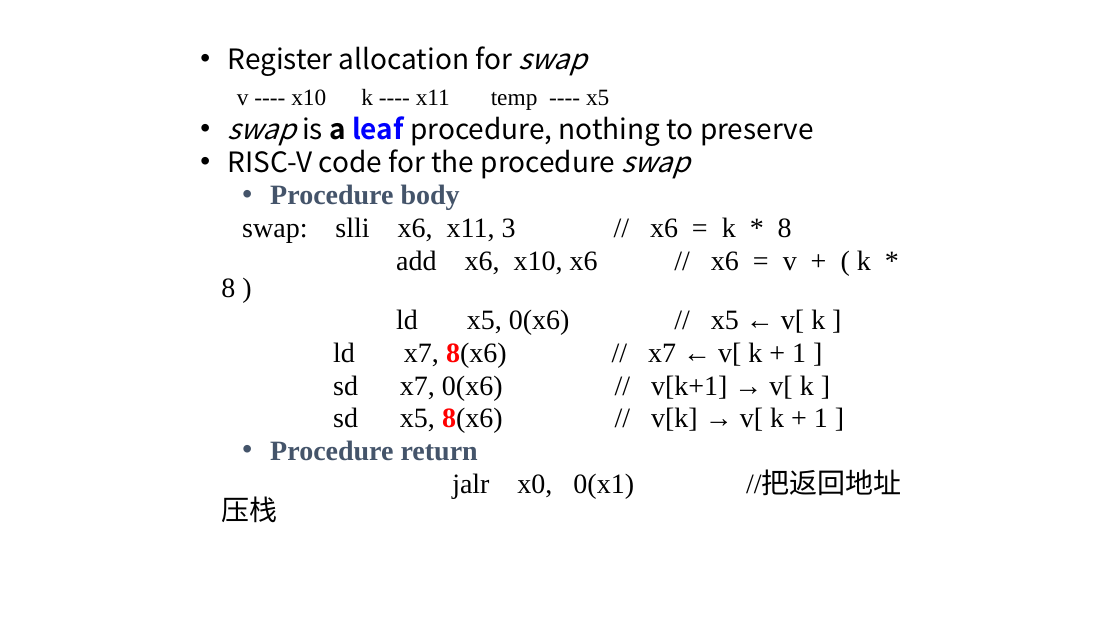
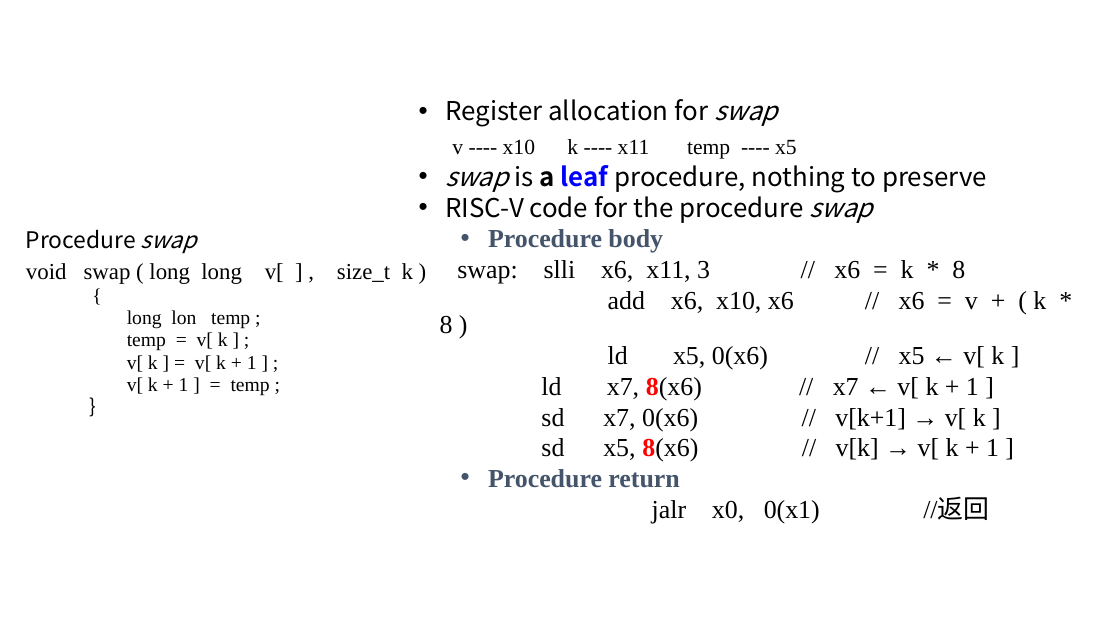
Before and after one commit to weichow23/zju_course, a slide deck: slide 32 of 计算机组成/复习ppt/[x] 2 指令.pptx (slide 36 before the commit). Drawn at 1120x630 pixels with LibreOffice and Linux fonts; fonts in the diff are those of the drawing. Boxes give left, top, right and bottom in pixels: in the first picture for what was removed or moved away, otherwise in the second. Text is boxed around its words. In the diff, an @@ line names an element or a change of style, - is before the commit and + after.

```diff
--- a/计算机组成/复习ppt/[x] 2 指令.pptx
+++ b/计算机组成/复习ppt/[x] 2 指令.pptx
@@ text "Register allocation for swap": place and size @@
-text "Register allocation for swap" at box(221, 46, 902, 523)
+text "Register allocation for swap" at box(440, 99, 1046, 524)
@@ text at box(440, 99, 1046, 488): size 24 to 22.2 pt in "Register allocation for swap", "swap is a leaf procedure, nothing to ...", "RISC-V code for the procedure swap", "Procedure body" and 7 more places; size 20 to 18.5 pt in "v ---- x10 k ---- x11 temp ..." @@
@@ text added at box(26, 229, 413, 396), 16.8 pt, text #000000 @@
+Procedure swap
+void swap ( long long v[ ] , size_t k )
+  {
+  long lon temp ;
+  temp = v[ k ] ;
+  v[ k ] = v[ k + 1 ] ;
+  v[ k + 1 ] = temp ;
+  }
@@ text at box(652, 497, 989, 524): text changed; size 24 to 22.2 pt @@
-  jalr x0, 0(x1) //把返回地址压栈
+  jalr x0, 0(x1) //返回
```
Also in this commit, not shown: 10 other slides changed, 5 slides removed, 9 other files.
